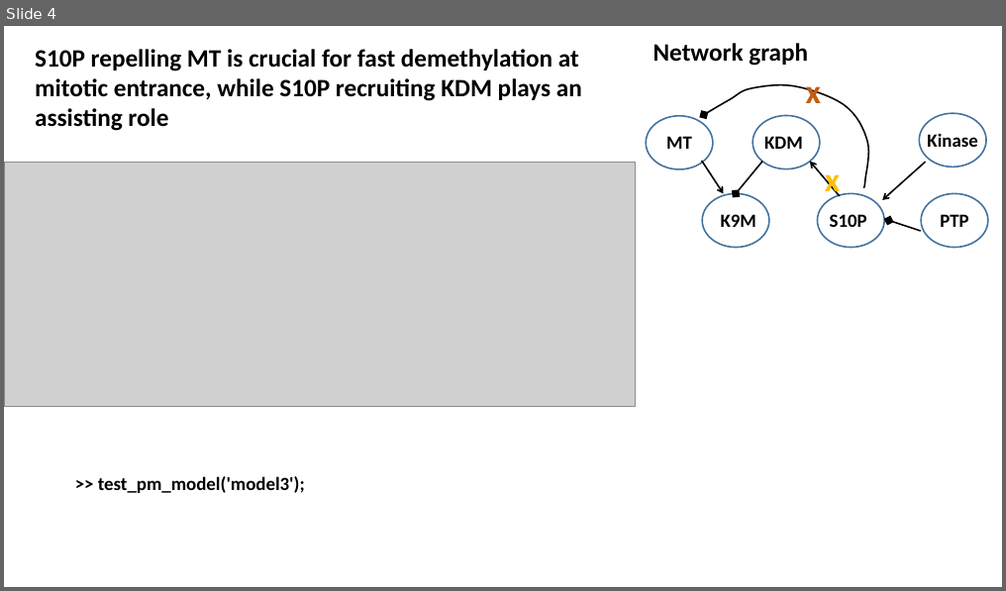
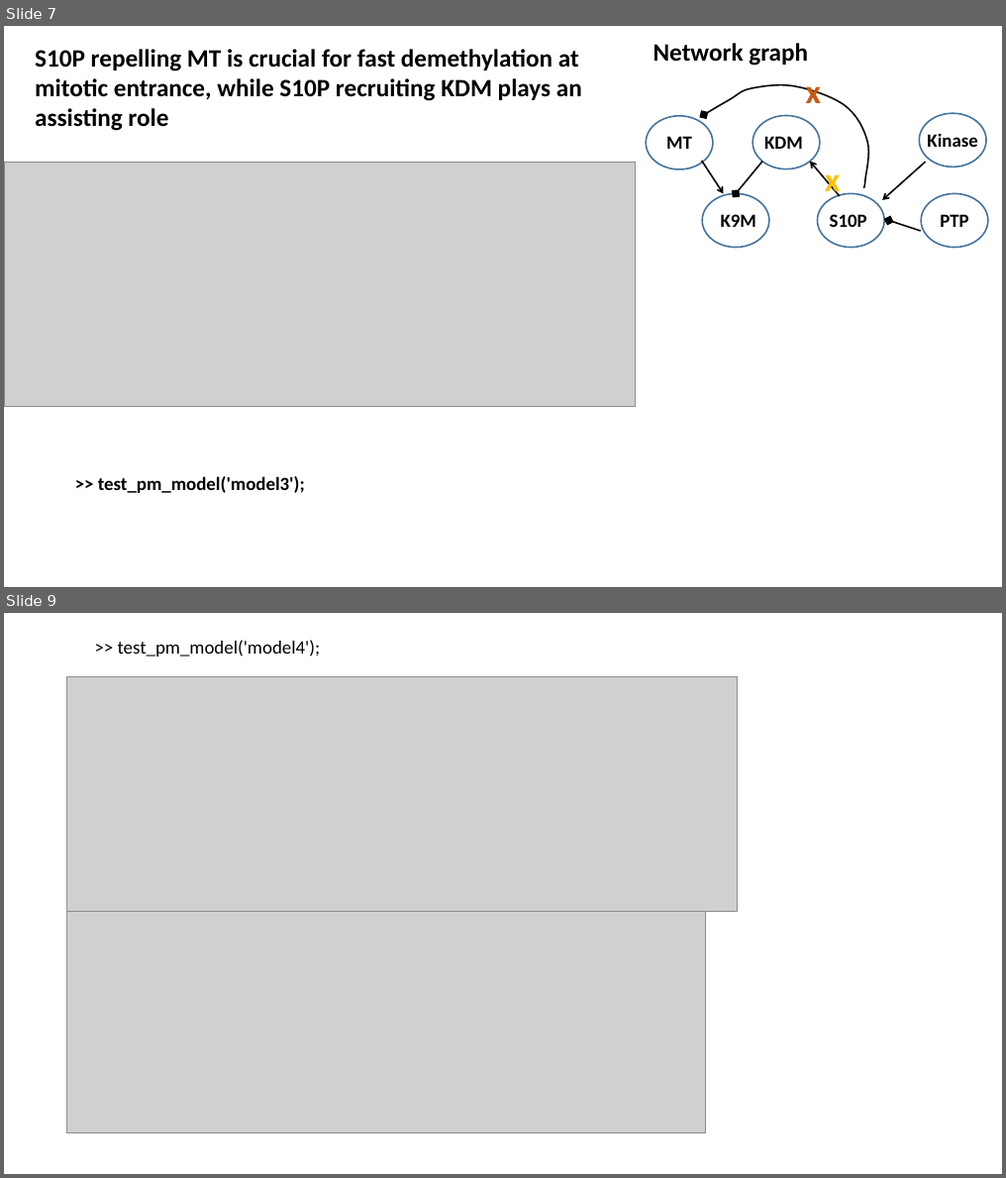
Before and after one commit to lu6007/fluocell, a slide deck: app/model/result_0211_2017.pptx. Shown one above the other, each under a label of ours: slide 4 before the commit, slides 7 and 9 after it; the slides between them are not shown. The pictures are 1006x591 and 1006x1178 pixels, drawn with LibreOffice and Linux fonts; fonts in the diff are those of the drawing; grey boxes stand for pictures. Boxes give left, top, right and bottom in pixels: in the first picture for what was removed or moved away, otherwise in the second. Text is boxed around its words. In the diff, an @@ line names an element or a change of style, - is before the commit and + after.

Commit message:
Modified model for Qin's paper, and miner modifications to fluocell

```diff
--- a/app/model/result_0211_2017.pptx
+++ b/app/model/result_0211_2017.pptx
@@ slide 9 added at box(4, 613, 1002, 1174), background #FFFFFF @@
@@ text added at box(118, 640, 321, 657), 18 pt, text #000000 @@
+>> test_pm_model('model4');
@@ picture added at box(67, 676, 737, 911) @@
@@ picture added at box(67, 911, 706, 1134) @@
@@ what was slide 4 is now slide 7 @@
```
Also in this commit, not shown: 4 slides changed, 3 other slides added, 9 other files.
